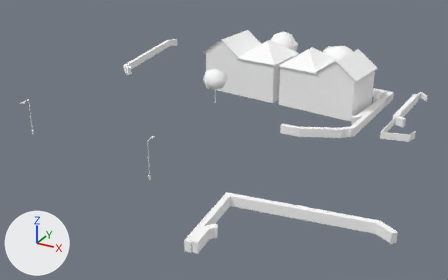
What one commit did to the glTF model cities/arlov-borggatan/pack/tiles/c-11_9.glb.
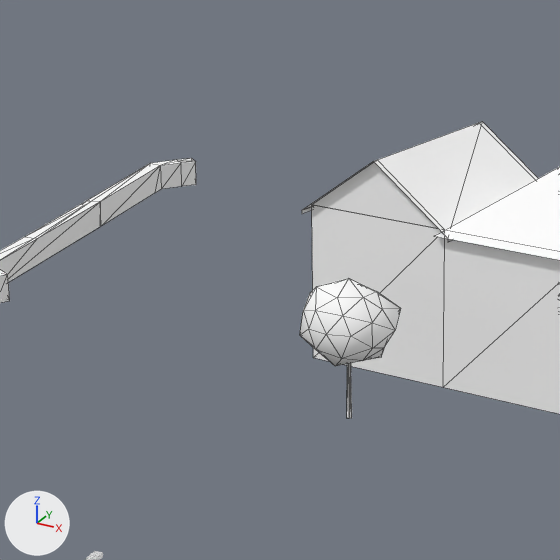
The first picture shows the older version from a camera (50 mm lens) standing at (-580.6, 488.4, 39.8) and looking at (-625.8, 570.7, -1.4). The close-ups show the older and then the newer version on the part from 29% to 60% of the width and 0% to 49% of the height of that picture. Only the edits that show in the close-ups are written down. The lights are fixed; the arrows at lower left show +X, +Y and +Z. The close-ups show mesh edges as thin lines. Where no turn or scale is listed for an object, it has been applied to the vertices. Vertices at exactly the same position are counted once.

Objects in the first close-up: 'SM_Building_w208846647', 'SM_Building_w366503039', 'SM_Building_w366503044', 'SM_Trees_-11_9', 'SM_Wall_Hedge_-11_9' and 1 more.
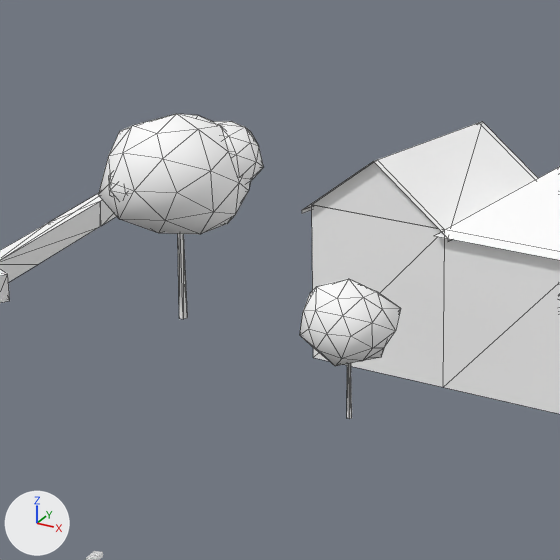
The newer file is also turned or shifted as a whole; pictures and numbers use the older file's frame.

The change, as a list of edits to the scene's bpy script:
```text
Change me_sm_trees__11_9:
    used by ob_sm_trees__11_9; location = (-623.35, 589.21, 5.82)
    remove me_sm_trees__11_9.from_pydata(...)  # 414 vertices, 756 faces; spans x -11.2..11.2, y -11.5..11.5, z -4.9..4.9
    add me_sm_trees__11_9.from_pydata(...)  # 552 vertices, 1008 faces; spans x -26.9..11.2, y -11.5..11.5, z -4.9..5.4
    me_sm_trees__11_9 part 1: the loose piece of 12 vertices spanning x -9.3..-9.1, y -9.7..-9.4, z -4.8..-2.1 is copied, and the copy is scaled about its middle by (1.82, 1.83, 1.64), then moved by (-14.3, 8.6, 0.8); it spans x -23.7..-23.2, y -1.2..-0.8, z -4.8..-0.4
    me_sm_trees__11_9 part 2: a new loose piece of 42 vertices spanning x -26.9..-20.0, y -4.8..2.5, z -0.3..5.4, in mat_m_leaf (white #ffffff)
    me_sm_trees__11_9 part 3: a new loose piece of 42 vertices spanning x -24.1..-19.9, y -1.7..2.6, z 1.5..4.7, in mat_m_leaf (white #ffffff)
    me_sm_trees__11_9 part 4: a new loose piece of 42 vertices spanning x -26.0..-22.3, y -4.6..-1.2, z 0.8..3.8, in mat_m_leaf (white #ffffff)
Change me_sm_wall_hedge__11_9:
    used by ob_sm_wall_hedge__11_9; location = (-627.25, 573.59, 1.77)
    remove me_sm_wall_hedge__11_9.from_pydata(...)  # 387 vertices, 626 faces; spans x -35.0..35.0, y -37.1..37.1, z -1.1..1.1
    add me_sm_wall_hedge__11_9.from_pydata(...)  # 389 vertices, 632 faces; spans x -35.0..35.0, y -37.1..37.1, z -1.1..1.1
    me_sm_wall_hedge__11_9 part 5: 5 vertices removed from x -33.5..-31.4, y 18.9..26.4, z 0.5; 2 vertices added at x -32.7, y 21.9..24.3, z 0.5
    other edits to the shape of me_sm_wall_hedge__11_9 do not show in these pictures
```

Changed parts and their boxes (x1, y1, x2, y2) in the close-ups (560 x 560 px):
'SM_Trees_-11_9', reshaped
    before: (300, 278, 401, 418)
    after: (98, 114, 401, 419)
'SM_Wall_Hedge_-11_9', reshaped
    before: (0, 158, 196, 303)
    after: (0, 193, 117, 303)
part 1 of me_sm_trees__11_9, added
    after: (178, 234, 188, 319)
part 2 of me_sm_trees__11_9, added
    after: (98, 114, 251, 234)
part 3 of me_sm_trees__11_9, added
    after: (214, 121, 263, 184)
part 4 of me_sm_trees__11_9, added (mostly hidden)
    after: (109, 174, 128, 200)
part 5 of me_sm_wall_hedge__11_9, built on
    before: (0, 165, 147, 279)
    after: (0, 193, 102, 260)
